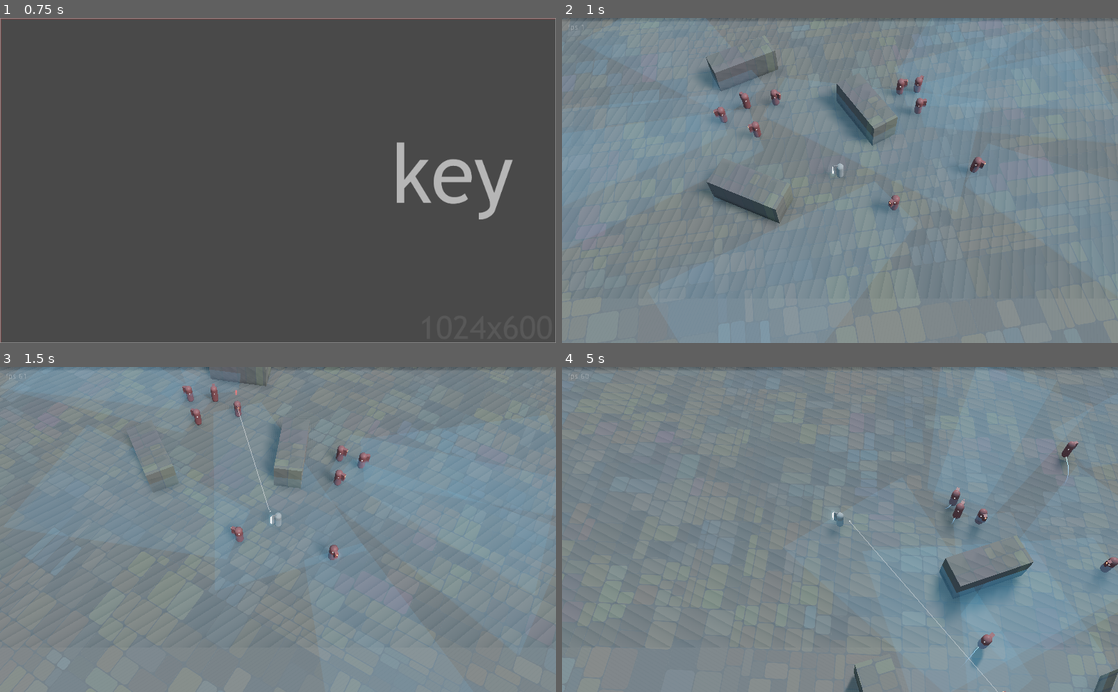
Above: before the commit, frames 1-4 (two rows, left to right).
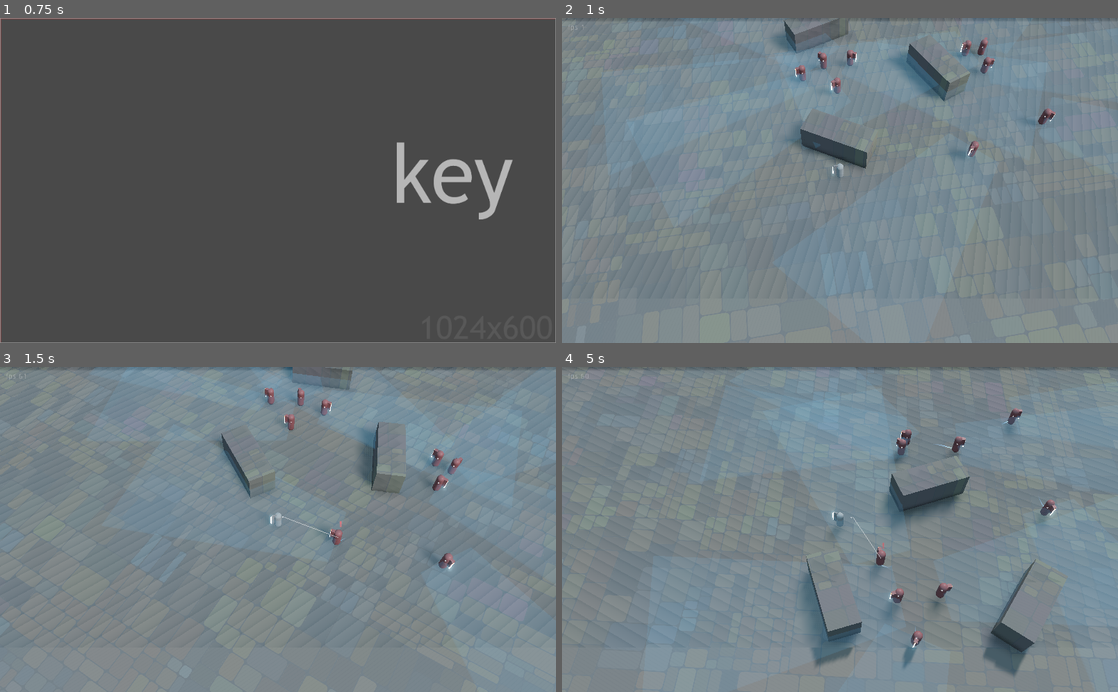
Above: after the commit, the same moments.

Repository: ioxu/key
Game: Godot game, scene res://scenes/splash.tscn
Same seed, same stepped clock (60 frames per second), same inputs: the game is played once before the commit and once after it.
Inputs (mouse positions are in pixels of both pictures, inside the frame that each line leads up to):
- Up to frame 1 (0.75 s): tap Enter at 0.5 s; move the mouse to (400, 164) at 0.52 s; hold D (move_right) from 0.53 s (still down); hold Left (camera_rotate_left) from 0.53 s (still down); click (400, 164) at 0.67 s
- Up to frame 2 (1 s): keep holding D (move_right); keep holding Left (camera_rotate_left); tap Space (jump) at 0.77 s
- Up to frame 3 (1.5 s): move the mouse to (166, 545) at 1.27 s; release D (move_right) at 1.28 s; release Left (camera_rotate_left) at 1.28 s; hold S (move_down) from 1.28 s (still down); tap Right (camera_rotate_right) at 1.35 s
- Up to frame 4 (5 s): tap Space (jump) at 1.52, 3.02, 3.77, 4.52 s; move the mouse to (895, 458) at 2.02 s; release S (move_down) at 2.03 s; hold D (move_right) 2.03-2.78 s; click (895, 458) at 2.1 s; move the mouse to (812, 594) at 2.77 s; hold W (move_up) 2.78-3.53 s; tap Left (camera_rotate_left) at 2.85 s; click (812, 594) at 2.92 s; move the mouse to (1006, 578) at 3.52 s; hold Right (camera_rotate_right) 3.53-4.28 s; hold A (move_left) from 3.53 s (still down); move the mouse to (673, 480) at 4.27 s; click (673, 480) at 4.35 s

Frame 1 is identical in both runs. In frame 2, 11% of the frame differs, in the area x 0-100%, y 0-100%; in frame 3, 9.8%; in frame 4, 17%.

Commit message:
enemy offense

Diff:
--- a/data/enemies/Enemy.gd
+++ b/data/enemies/Enemy.gd
@@ -5,10 +5,11 @@
 export(bool) var active = true setget toggle_active
 export(float) var movement_speed = 7.5
 export(float) var rush_speed = 200.0
+export(float) var strafe_speed = 500.0
 export(float) var acceleration = 3.0
 export(float) var deaceleration = 5.0
 
-var target = null
+var target : Spatial = null
 var can_see_target = false
 var direction := Vector3.ZERO
 var initial_movement_speed = movement_speed
@@ -17,17 +18,24 @@
 var movement := Vector3.ZERO
 var max_turn_rate := deg2rad(450.0)
 var speed := Vector3.ZERO
+var strafe_direction = 1.0 # 1.0 == right, -1.0 == left
 var is_airborne : = false
 var gravity := -10.0
 var jump_acceleration := 3.0
 var age := 0.0
+var age_offset_rng = RandomNumberGenerator.new()
+var age_offset := 0.0
+var firing_noise_rng = OpenSimplexNoise.new()
 var accelerate = acceleration
 
+onready var weapon = find_node("weapon_mount").get_child(0)
 var attack_moves = ["rush", "evade", "strafe", "hold"]
 var attack_move = "rush"
 onready var attack_move_timer = Timer.new()
 var attack_move_rng = RandomNumberGenerator.new()
 
+onready var original_alert_icon_modulate = $alert_icon.get_modulate()
+
 const DO_TRAVEL_PATH = true
 var travel_path = null
 const travel_path_script = preload("res://data/scripts/travel_path_line.gd")
@@ -42,6 +50,8 @@
 
 
 func _ready():
+	age_offset_rng.randomize()
+	age_offset = age_offset_rng.randf_range(0.0, 100.0)
 	damage_rng.randomize()
 	$hurtbox.connect("bullet_hit", self, "bullet_hit")
 	noise.seed = randi()
@@ -54,6 +64,11 @@
 	attack_move_timer.connect("timeout",self,"_on_attack_move_timer_timeout")
 	attack_move_timer.set_one_shot(true)
 
+	firing_noise_rng.seed = randi()
+	firing_noise_rng.octaves = 2
+	firing_noise_rng.period = 0.5
+	firing_noise_rng.persistence = 0.8
+
 	if DO_TRAVEL_PATH and active:
 		travel_path = ImmediateGeometry.new()
 		travel_path.set_script(travel_path_script)
@@ -78,6 +93,7 @@
 
 func _idle_enter():
 	$alert_icon.visible = false
+	weapon.set_activated(false)
 
 
 func _idle(delta) -> void:
@@ -107,23 +123,40 @@
 	print("++ attack enter ++")
 	$alert_icon.visible = true
 	attack_move = "rush"
-	attack_move_timer.start(2.0)
+	attack_move_timer.start( attack_move_rng.randf_range(0.2, 0.5) )
 
 
 func _attack(delta) -> void:
-	#print("attack_timer ", attack_move_timer.get_time_left())
+
 	if !$vision_raycast.can_see_target:
+		weapon.activated = false
 		fsm.set_state("idle")
+		return
+
 	rotate_toward_target(delta)
+
+	#var do_fire = firing_noise_rng.get_noise_1d(age + age_offset) > 0.0
+	#print("do_fire ", firing_noise_rng.get_noise_1d(age + age_offset), " ", do_fire)
+	#var do_fire = fmod(age + age_offset, 1.0) > 0.5
+	var do_fire = firing_noise_rng.get_noise_1d(age + age_offset) > 0.0
+	#print("do_fire ", firing_noise_rng.get_noise_1d(age + age_offset), " ", do_fire)
+
+	if do_fire:
+		activate_weapon(delta)
+	else:
+		deactivate_wepon()
+
 	match attack_move:
 		"rush":
 			rush_toward_target(delta)
 		"hold":
-			pass
+			hold_to_target(delta)
 		"evade":
 			evade_target(delta)
 		"strafe":
 			strafe_target(delta)
+
+	move_to_ideal_distance(delta)
 
 
 func _attack_exit() -> void:
@@ -149,12 +182,46 @@
 				attack_move_rng.randf_range(0.1, 0.3)
 				)
 		"strafe":
+			strafe_direction = pow(-1, randi() % 2)
 			attack_move_timer.start(
-				attack_move_rng.randf_range(0.3, 0.66)
+				attack_move_rng.randf_range(0.55, 1.5)
 				)
 
 
 # ------------------------------------------------------------------------------
+
+func move_to_ideal_distance(delta) -> void:
+	# override direction and speed
+	var distance : float = (global_transform.origin -
+							target.global_transform.origin).length()
+	if distance < 2.5:
+		$alert_icon.modulate = Color(0.245132, 0.485675, 0.996094) *3.0
+		direction = (target.global_transform.origin - global_transform.origin).normalized() * 2.0
+		#direction = 1.0 * direction.normalized()
+		movement_speed = -2.0 * delta * rush_speed
+	elif distance > 13.0:
+		$alert_icon.modulate = Color(0.996094, 0.245132, 0.96676) *3.0
+		direction = -1.0 *(target.global_transform.origin - global_transform.origin).normalized() * 2.0
+		#direction = -1.0 * direction.normalized()
+		movement_speed = -1.5 * delta * rush_speed
+	else:
+		$alert_icon.modulate = original_alert_icon_modulate
+
+
+func activate_weapon(delta) -> void:
+	if within_aim_tolerance(weapon.aim_tolerance):
+		weapon.activated = true
+	else:
+		weapon.activated = false
+
+
+func deactivate_wepon() -> void:
+	weapon.activated = false
+
+
+func hold_to_target(delta) -> void:
+	direction = Vector3.ZERO
+	movement_speed = 0.25
 
 
 func rush_toward_target(delta) -> void:
@@ -172,7 +239,7 @@
 func strafe_target(delta) -> void:
 	direction = global_transform.basis.x
 	direction = direction.normalized()
-	movement_speed = 1.0 * delta * rush_speed * 1.0
+	movement_speed = strafe_direction * delta * strafe_speed
 
 
 func rotate_toward_target(delta) -> void:
@@ -182,6 +249,14 @@
 	global_transform.basis.x = lerp(global_transform.basis.x, T.basis.x, delta * max_turn_rate ).normalized()
 	global_transform.basis.y = lerp(global_transform.basis.y, T.basis.y, delta * max_turn_rate ).normalized()
 	global_transform.basis.z = lerp(global_transform.basis.z, T.basis.z, delta * max_turn_rate ).normalized()
+
+
+func within_aim_tolerance( tolerance ) -> bool:
+	var dir = -1.0 * global_transform.basis.z
+	var dir_to_player = ((target.global_transform.origin - global_transform.origin) *
+		Vector3(1.0, 0.0, 1.0)).normalized()
+	#print("within aim tolerance ", dir.dot( dir_to_player)> (1.0 - tolerance) )
+	return dir.dot( dir_to_player ) > (1.0 - tolerance)
 
 
 func _physics_process(delta):
--- a/data/enemies/Enemy.tscn
+++ b/data/enemies/Enemy.tscn
@@ -9,6 +9,7 @@
 [ext_resource path="res://data/statemachine/enemy/enemyFSM.gd" type="Script" id=7]
 [ext_resource path="res://data/enemies/vision_raycast.gd" type="Script" id=8]
 [ext_resource path="res://data/shaders/sight_line.material" type="Material" id=9]
+[ext_resource path="res://data/weapons/pulse_shard/pulse_shard.tscn" type="PackedScene" id=10]
 
 [sub_resource type="CapsuleShape" id=1]
 radius = 0.55
@@ -90,6 +91,12 @@
 transform = Transform( 0.5, 0, 0, 0, -6.55671e-08, 0.5, 0, -1.5, -2.18557e-08, 0, -1.39755e-07, 0.857811 )
 mesh = SubResource( 6 )
 
+[node name="weapon_mount" type="Spatial" parent="MeshInstance"]
+transform = Transform( 1, 0, 0, 0, -1.62921e-07, -1, 0, 1, -1.62921e-07, 0, -0.444, 0.629 )
+
+[node name="pulse_shard" parent="MeshInstance/weapon_mount" instance=ExtResource( 10 )]
+is_enemy_weapon = true
+
 [node name="hurtbox" type="Area" parent="."]
 collision_layer = 32
 collision_mask = 2147483656
@@ -134,6 +141,7 @@
 opacity = 0.91
 pixel_size = 0.03
 billboard = 1
+shaded = true
 texture = ExtResource( 6 )
 
 [node name="statemachine" type="Node" parent="."]
--- a/data/enemies/hurt_meter.gd
+++ b/data/enemies/hurt_meter.gd
@@ -5,7 +5,8 @@
 
 func _ready():
 	self.set_surface_material(0, material)
-	material.set_shader_param("factor", 0.0)
+	yield(get_tree().create_timer(0.05), "timeout")
+	material.set_shader_param("factor", -1.0)
 
 
 func set_factor(factor):
--- a/data/enemies/hurt_meter_shader.shader
+++ b/data/enemies/hurt_meter_shader.shader
@@ -1,7 +1,7 @@
 shader_type spatial;
 render_mode blend_mix,depth_draw_opaque,cull_disabled,diffuse_burley,specular_schlick_ggx;
 
-uniform float factor : hint_range(0,1);
+uniform float factor : hint_range(-1.0,1.0);
 
 uniform vec4 albedo : hint_color;
 uniform sampler2D texture_albedo : hint_albedo;
--- a/data/enemies/hurt_meter_shadermaterial.tres
+++ b/data/enemies/hurt_meter_shadermaterial.tres
@@ -4,7 +4,7 @@
 
 [resource]
 shader = ExtResource( 1 )
-shader_param/factor = 0.45
+shader_param/factor = 0.454
 shader_param/albedo = Color( 0.905882, 0.305882, 0.305882, 1 )
 shader_param/specular = 0.5
 shader_param/metallic = 0.0
--- a/data/enemies/vision_raycast.gd
+++ b/data/enemies/vision_raycast.gd
@@ -51,7 +51,6 @@
 	enabled = true
 
 
-
 func stop():
 	timer.stop()
 	running = false
--- a/data/statemachine/enemy/enemyFSM.gd
+++ b/data/statemachine/enemy/enemyFSM.gd
@@ -25,17 +25,18 @@
 	print("_enter_state ", new_state)
 	match new_state:
 		"idle":
-			print("  entering idle")
+			#print("  entering idle")
 			parent._idle_enter()
 		"attack":
-			print("  entering attack")
+			#print("  entering attack")
 			parent._attack_enter()
 
 func _exit_state(old_state, new_state):
 	print("_exit_state ", old_state)
 	match new_state:
 		"idle":
-			print("  exiting attack")
+			#print("  exiting attack")
+			pass
 		"attack":
-			print("  exiting idle")
+			#print("  exiting idle")
 			parent._attack_exit()
--- a/data/weapons/pulse_shard/pulse_shard.gd
+++ b/data/weapons/pulse_shard/pulse_shard.gd
@@ -1,4 +1,6 @@
 extends "res://data/weapons/weapon.gd"
+
+export var is_enemy_weapon := false
 
 var base_magazine_size := 800
 var magazine_count : = base_magazine_size
@@ -8,12 +10,11 @@
 var firing_timer := Timer.new()
 var can_fire := false
 
-
-onready var anim_player = $AnimationPlayer #get_node("../AnimationPlayer")
-onready var muzzle_flash : MeshInstance = $geometry_hook/muzzle_flash #get_node("../geometry_hook/muzzle_flash")
-onready var muzzle_flash_light : OmniLight = $geometry_hook/muzzle_flash_light #get_node("../geometry_hook/muzzle_flash_light")
+onready var anim_player = $AnimationPlayer
+onready var muzzle_flash : MeshInstance = $geometry_hook/muzzle_flash
+onready var muzzle_flash_light : OmniLight = $geometry_hook/muzzle_flash_light
 const bullet_scene = preload("res://data/weapons/pulse_shard/pulse_shard_bullet.tscn")
-onready var bullet_spawner = $bullet_spawner #get_node("../bullet_spawner")
+onready var bullet_spawner = $bullet_spawner
 
 
 func _ready():
@@ -42,12 +43,12 @@
 func set_activated(new_value: bool) -> void:
 	activated = new_value
 	if activated and can_fire:
-		print(" - pulse_shard activated")
+		#print(" - pulse_shard activated")
 		fire()
 		firing_timer.start()
 		can_fire = false
 	else:
-		print(" - pulse_shard DEactivated")
+		#print(" - pulse_shard DEactivated")
 		can_fire = false
 		firing_time = 0.0
 
@@ -57,10 +58,13 @@
 	muzzle_flash_light.visible = true
 	anim_player.seek(0.0)
 	anim_player.play("muzzle_flash")
-	print("  pew (%s/%s) %s"%[magazine_count, base_magazine_size, firing_time])
+	#print("  pew (%s/%s) %s"%[magazine_count, base_magazine_size, firing_time])
 	magazine_count -= 1
 
 	var bullet = bullet_scene.instance()
+	if is_enemy_weapon:
+		bullet.is_enemy_bullet = true
+
 	get_node("/root/").add_child(bullet)
 	bullet.set_translation(bullet_spawner.get_global_transform().origin)
 	var direction = bullet_spawner.get_global_transform().basis.z
@@ -70,10 +74,6 @@
 	Input.start_joy_vibration(0, 1.0, 0.0, 0.05)
 
 
-func get_activated() -> bool:
-	return activated
-
-
 func _on_AnimationPlayer_animation_finished(anim_name):
 	match anim_name:
 		"muzzle_flash":
--- a/data/weapons/pulse_shard/pulse_shard.tscn
+++ b/data/weapons/pulse_shard/pulse_shard.tscn
@@ -17,6 +17,7 @@
 size = Vector3( 0.064, 0.8, 0.064 )
 
 [sub_resource type="SpatialMaterial" id=3]
+resource_local_to_scene = true
 flags_transparent = true
 flags_do_not_receive_shadows = true
 emission_enabled = true
@@ -26,6 +27,7 @@
 emission_on_uv2 = false
 
 [sub_resource type="CubeMesh" id=4]
+resource_local_to_scene = true
 material = SubResource( 3 )
 size = Vector3( 0.064, 0.8, 0.064 )
 
@@ -50,7 +52,7 @@
 tracks/1/interp = 1
 tracks/1/loop_wrap = true
 tracks/1/imported = false
-tracks/1/enabled = true
+tracks/1/enabled = false
 tracks/1/keys = {
 "points": PoolRealArray( 1, -0.25, 0, 0.25, 0 ),
 "times": PoolRealArray( 0 )
@@ -60,7 +62,7 @@
 tracks/2/interp = 1
 tracks/2/loop_wrap = true
 tracks/2/imported = false
-tracks/2/enabled = true
+tracks/2/enabled = false
 tracks/2/keys = {
 "points": PoolRealArray( 1, -0.25, 0, 0.25, 0 ),
 "times": PoolRealArray( 0 )
@@ -70,7 +72,7 @@
 tracks/3/interp = 1
 tracks/3/loop_wrap = true
 tracks/3/imported = false
-tracks/3/enabled = true
+tracks/3/enabled = false
 tracks/3/keys = {
 "points": PoolRealArray( 1, -0.25, 0, 0.25, 0 ),
 "times": PoolRealArray( 0 )
@@ -152,7 +154,7 @@
 [node name="muzzle_flash_light" type="OmniLight" parent="geometry_hook" index="2"]
 transform = Transform( 1, 0, 0, 0, 1, 0, 0, 0, 1, 0, -0.356412, 0.222734 )
 light_color = Color( 0.611765, 0.87451, 0.976471, 1 )
-light_energy = 1.5
+light_energy = 2.48242
 light_bake_mode = 0
 shadow_enabled = true
 shadow_reverse_cull_face = true
--- a/data/weapons/pulse_shard/pulse_shard_bullet.gd
+++ b/data/weapons/pulse_shard/pulse_shard_bullet.gd
@@ -4,9 +4,20 @@
 export(Array, float) var damage_range = [5.0, 20.0]
 var hit_something = false
 
+export var is_enemy_bullet := false
+
+
 func _ready():
-	$Area.connect("body_entered", self, "collided")
-	$Area.connect("area_entered", self, "collided")
+	if is_enemy_bullet:
+		collision_layer = 16
+		collision_mask = 1 + 2 + 128
+		# dedicated enemy bullet shader instead of material duplication?
+		var mat_override = $MeshInstance.mesh.surface_get_material(0).duplicate()
+		mat_override.set_shader_param("emission", Color(0.722656, 0.26535, 0.619048))
+		mat_override.set_shader_param("emission_energy", 30)
+		$MeshInstance.set_material_override( mat_override )
+		$free_timer.wait_time = 2.0
+	connect("body_entered", self, "collided")
 	$free_timer.start()
 
 
@@ -24,10 +35,17 @@
 
 func collided(body):
 	if hit_something == false:
-		print("HIT ", body.get_path())
+		#print("HIT ", body.get_path(), " (is_enemy_bullet ", is_enemy_bullet, " )")
 		if body.has_method("bullet_hit"):
 			body.bullet_hit(self)
 	hit_something = true
+
 	gravity_scale = 1.0
-	set_collision_mask_bit(3, true)
+	if !is_enemy_bullet:
+		set_collision_mask_bit(0, true)
+		set_collision_mask_bit(3, true)
+	else:
+		queue_free()
+		#set_collision_mask_bit(0, true)
+		#set_collision_mask_bit(4, true)
 	#queue_free()
--- a/data/weapons/pulse_shard/pulse_shard_bullet.tscn
+++ b/data/weapons/pulse_shard/pulse_shard_bullet.tscn
@@ -8,17 +8,17 @@
 bounce = 0.05
 
 [sub_resource type="BoxShape" id=2]
-extents = Vector3( 0.0726534, 0.426933, 0.524819 )
+extents = Vector3( 0.0497693, 0.413231, 0.50189 )
 
 [sub_resource type="ShaderMaterial" id=3]
 shader = ExtResource( 2 )
-shader_param/albedo = Color( 0.635294, 0.811765, 1, 0.184314 )
+shader_param/albedo = Color( 0.890196, 0.180392, 0.878431, 0.478431 )
 shader_param/specular = 0.5
 shader_param/metallic = 0.0
 shader_param/roughness = 1.0
 shader_param/point_size = 1.0
-shader_param/emission = Color( 0.384314, 0.705882, 0.858824, 1 )
-shader_param/emission_energy = 60.0
+shader_param/emission = Color( 0.384314, 0.705882, 0.858824, 0.121569 )
+shader_param/emission_energy = 40.0
 shader_param/uv1_scale = Vector3( 1, 1, 1 )
 shader_param/uv1_offset = Vector3( 0, 0, 0 )
 shader_param/uv2_scale = Vector3( 1, 1, 1 )
@@ -28,15 +28,13 @@
 material = SubResource( 3 )
 size = Vector3( 0.08, 0.8, 1 )
 
-[sub_resource type="BoxShape" id=5]
-extents = Vector3( 0.162809, 0.415362, 1.12509 )
-
 [node name="pulse_shard_bullet" type="RigidBody"]
 collision_layer = 8
-collision_mask = 2147483682
+collision_mask = 38
 physics_material_override = SubResource( 1 )
 gravity_scale = 0.0
 continuous_cd = true
+contacts_reported = 5
 contact_monitor = true
 script = ExtResource( 1 )
 
@@ -49,16 +47,6 @@
 mesh = SubResource( 4 )
 material/0 = null
 
-[node name="Area" type="Area" parent="."]
-visible = false
-collision_layer = 8
-collision_mask = 38
-
-[node name="CollisionShape" type="CollisionShape" parent="Area"]
-transform = Transform( 1, 0, 0, 0, 1, 0, 0, 0, 1, 0, 0, -0.495765 )
-visible = false
-shape = SubResource( 5 )
-
 [node name="free_timer" type="Timer" parent="."]
 wait_time = 4.0
 [connection signal="timeout" from="free_timer" to="." method="_on_free_timer_timeout"]
--- a/data/weapons/weapon.gd
+++ b/data/weapons/weapon.gd
@@ -6,6 +6,7 @@
 export var modifiers = []
 export var base_damage = 100.0
 export var activated : bool = false setget set_activated, get_activated
+export var aim_tolerance := 0.05 # based on: 1.0 - (dot product of direction from attacker to target)
 
 
 func set_activated(new_value: bool) -> void:
--- a/project.godot
+++ b/project.godot
@@ -125,6 +125,7 @@
 3d_physics/layer_5="enemy_offense"
 3d_physics/layer_6="enemy_hurtbox"
 3d_physics/layer_7="enemy_vision_area"
+3d_physics/layer_8="player_hurtbox"
 
 [physics]
 
--- a/scenes/level.tscn
+++ b/scenes/level.tscn
@@ -52,6 +52,7 @@
 shape = SubResource( 2 )
 
 [node name="player" parent="." instance=ExtResource( 3 )]
+transform = Transform( 1, 0, 0, 0, 1, 0, 0, 0, 1, 3.27987, 0, 6.38462 )
 
 [node name="level" type="Spatial" parent="."]
 
@@ -124,7 +125,7 @@
 environment = SubResource( 6 )
 
 [node name="Enemy2" parent="." instance=ExtResource( 4 )]
-transform = Transform( 1, 0, 0, 0, 1, 0, 0, 0, 1, -6.37104, 1.18355, -6.571 )
+transform = Transform( -0.978129, 0, -0.207997, 0, 1, 0, 0.207997, 0, -0.978129, -6.37104, 1.18355, -6.571 )
 
 [node name="Enemy3" parent="." instance=ExtResource( 4 )]
 transform = Transform( 0.85879, 0, -0.512328, 0, 1, 0, 0.512328, 0, 0.85879, -6.81125, 1.18355, 3.10482 )
--- /dev/null
+++ b/scenes/player/player.gd
@@ -0,0 +1,15 @@
+extends KinematicBody
+
+
+# Declare member variables here. Examples:
+# var a = 2
+# var b = "text"
+
+
+# Called when the node enters the scene tree for the first time.
+func _ready():
+	pass # Replace with function body.
+
+
+func bullet_hit(body):
+	print("player hit by ", body.get_path())
--- a/scenes/player/player.tscn
+++ b/scenes/player/player.tscn
@@ -1,9 +1,10 @@
-[gd_scene load_steps=11 format=2]
+[gd_scene load_steps=12 format=2]
 
 [ext_resource path="res://scenes/player/Controller.gd" type="Script" id=1]
 [ext_resource path="res://data/weapons/pulse_shard/pulse_shard.tscn" type="PackedScene" id=2]
 [ext_resource path="res://scenes/player/motion_blur.gd" type="Script" id=3]
 [ext_resource path="res://scenes/player/motion_blur_material.tres" type="Material" id=4]
+[ext_resource path="res://scenes/player/player.gd" type="Script" id=5]
 
 [sub_resource type="CapsuleShape" id=1]
 radius = 0.55
@@ -33,6 +34,7 @@
 ]]
 collision_layer = 2147483649
 collision_mask = 22
+script = ExtResource( 5 )
 
 [node name="CollisionShape" type="CollisionShape" parent="."]
 transform = Transform( 1, 0, 0, 0, -1.62921e-07, 1, 0, -1, -1.62921e-07, 0, 1.31509, -2.14255e-07 )
Not shown: 1 places in data/enemies/Enemy.tscn that only renumber resources
Not shown: 1 places in data/weapons/pulse_shard/pulse_shard_bullet.tscn that only renumber resources
